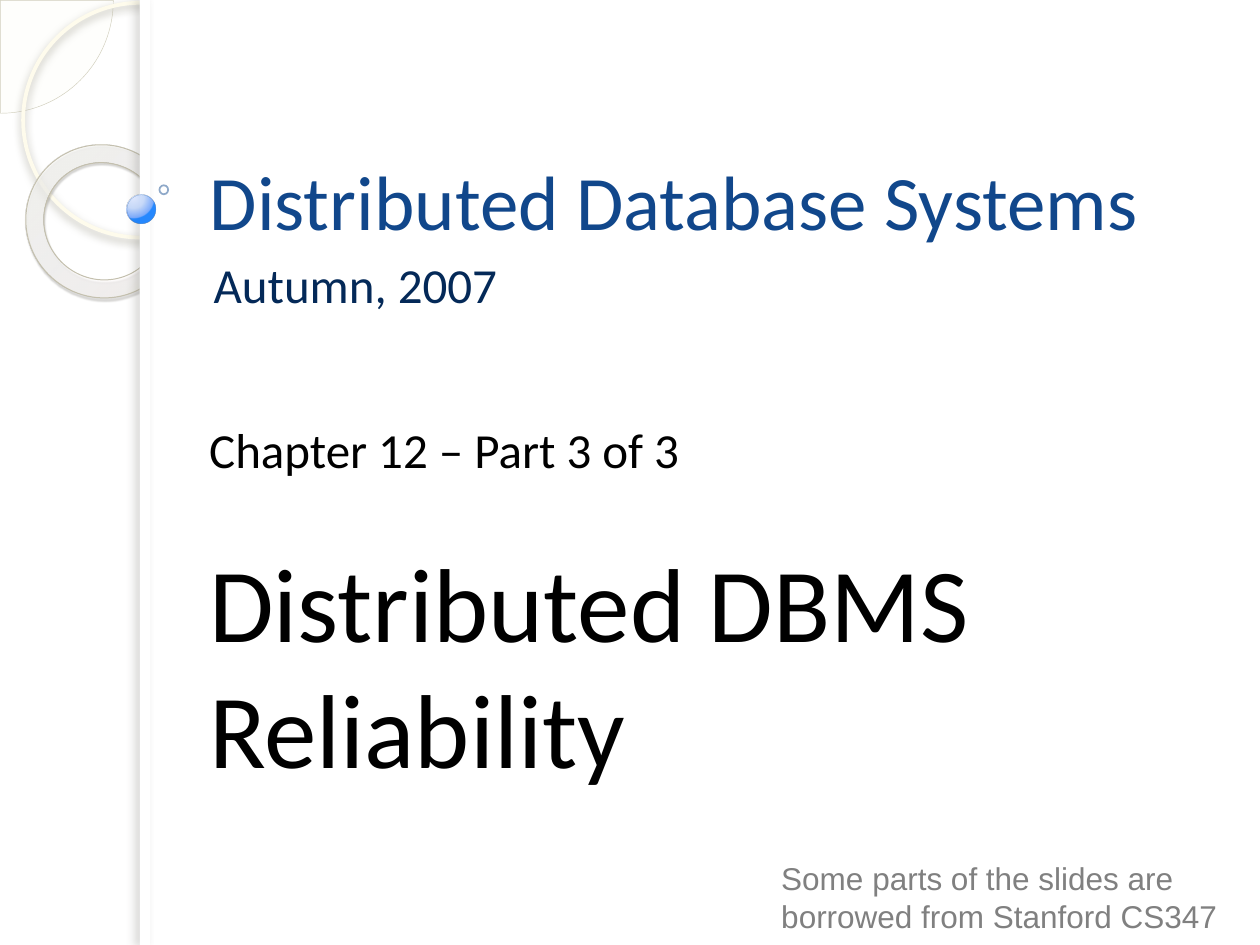
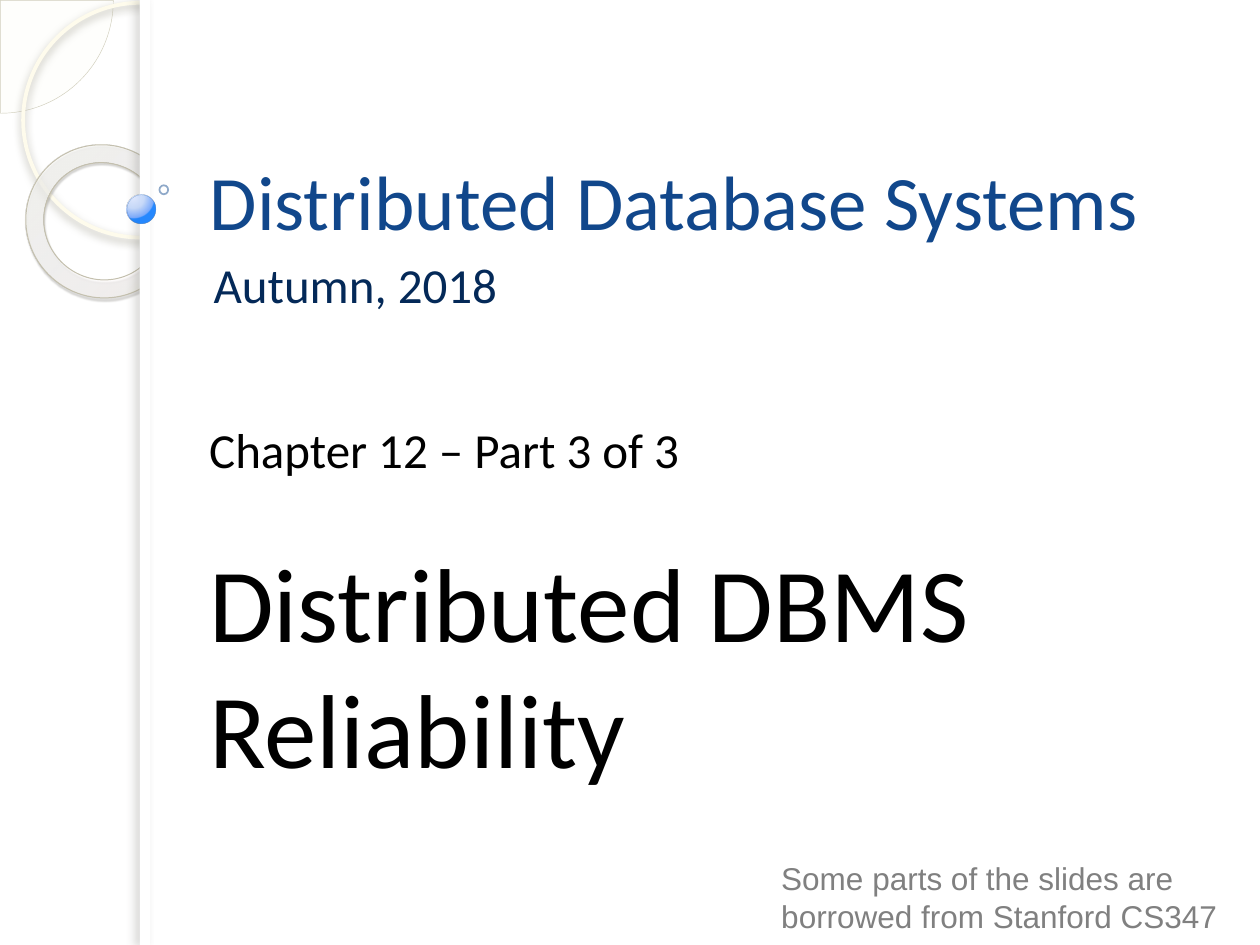
Before and after one commit to fanju1984/ddb, a slide deck: slide 1 of Fall_2018/Slides/12-Distributed_DBMS_Reliability-3.pptx. Drawn at 1260x945 pixels with LibreOffice and Linux fonts; fonts in the diff are those of the drawing; background and template pictures are left out. Boxes give left, top, right and bottom in pixels: in the first picture for what was removed or moved away, otherwise in the second. Text is boxed around its words. In the diff, an @@ line names an element or a change of style, - is before the commit and + after.

```diff
--- a/Fall_2018/Slides/12-Distributed_DBMS_Reliability-3.pptx
+++ b/Fall_2018/Slides/12-Distributed_DBMS_Reliability-3.pptx
@@ subtitle at (214,269,497,309): text changed @@
-Autumn, 2007
+Autumn, 2018
```
Also in this commit, not shown: 2 other slides changed, 12 slides added, 3 other files.
